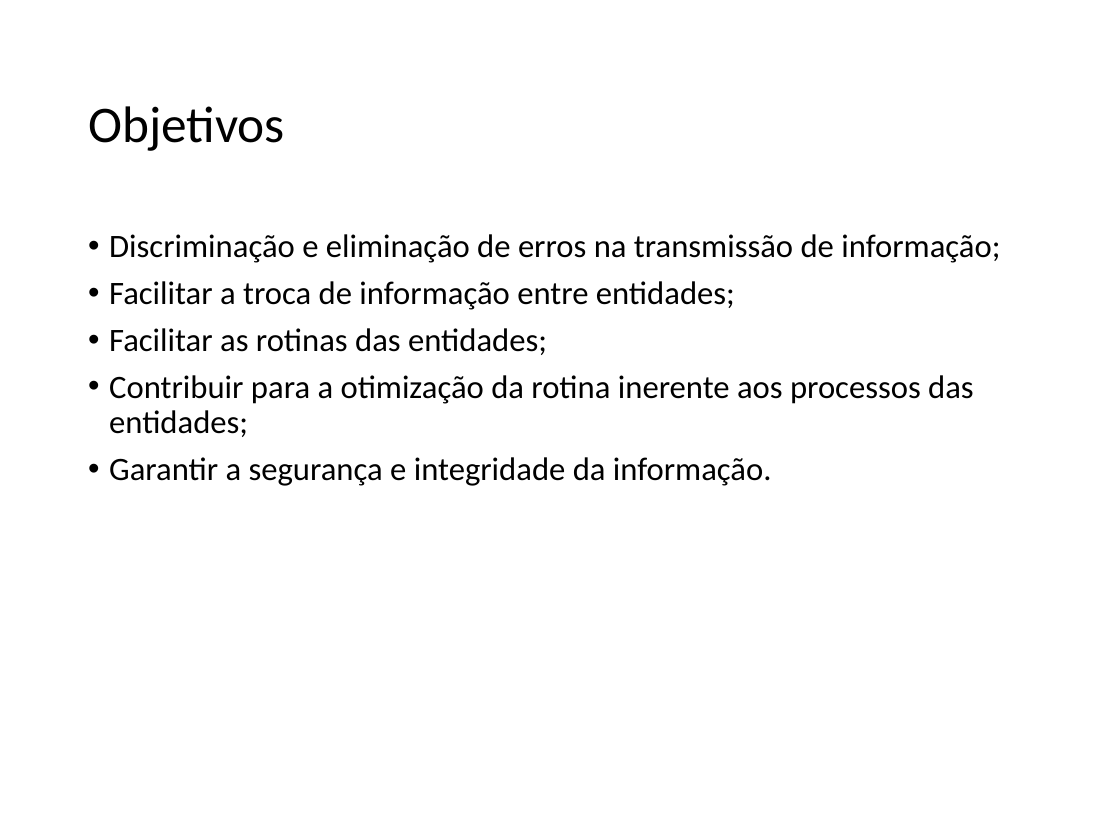
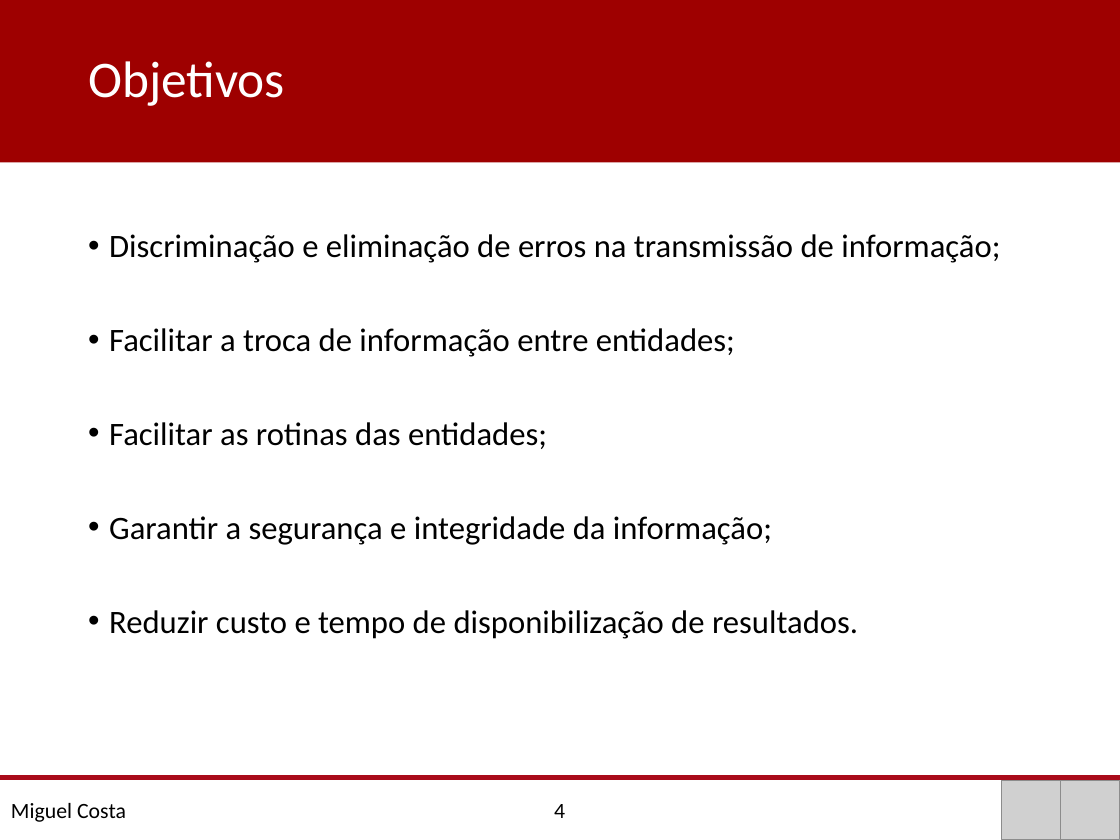
Before and after one commit to MiguelCosta/msc-thesis, a slide deck: slide 5 of doc/Pré-Tese/Apresentação/Pré-Tese.pptx. Drawn at 1120x840 pixels with LibreOffice and Linux fonts; fonts in the diff are those of the drawing; grey boxes stand for pictures. Boxes give left, top, right and bottom in pixels: in the first picture for what was removed or moved away, otherwise in the second. Text is boxed around its words. In the diff, an @@ line names an element or a change of style, - is before the commit and + after.

```diff
--- a/doc/Pré-Tese/Apresentação/Pré-Tese.pptx
+++ b/doc/Pré-Tese/Apresentação/Pré-Tese.pptx
@@ rectangle "Objetivos": place and size @@
-rectangle "Objetivos" at [88, 106, 285, 151]
+rectangle "Objetivos" at [0, 0, 1120, 162]
@@ rectangle "Objetivos" at [0, 0, 1120, 162]: text colour #000000 to #FFFFFF; fill none to #9E0000 @@
@@ text at [109, 516, 858, 639]: text changed @@
-• Contribuir para a otimização da rotina inerente aos processos das entidades;
-• Garantir a segurança e integridade da informação.
+• Garantir a segurança e integridade da informação;
+• Reduzir custo e tempo de disponibilização de resultados.
@@ line added from (0, 777) to (1120, 777), #A90B1A 2.75 pt @@
@@ text added at [11, 803, 565, 822], 14 pt, text #000000 @@
+Miguel Costa 4
@@ picture added at [1001, 781, 1060, 840] @@
@@ picture added at [1061, 781, 1120, 840] @@
```
Also in this commit, not shown: 7 other slides changed, 1 slide added, 1 slide removed.
